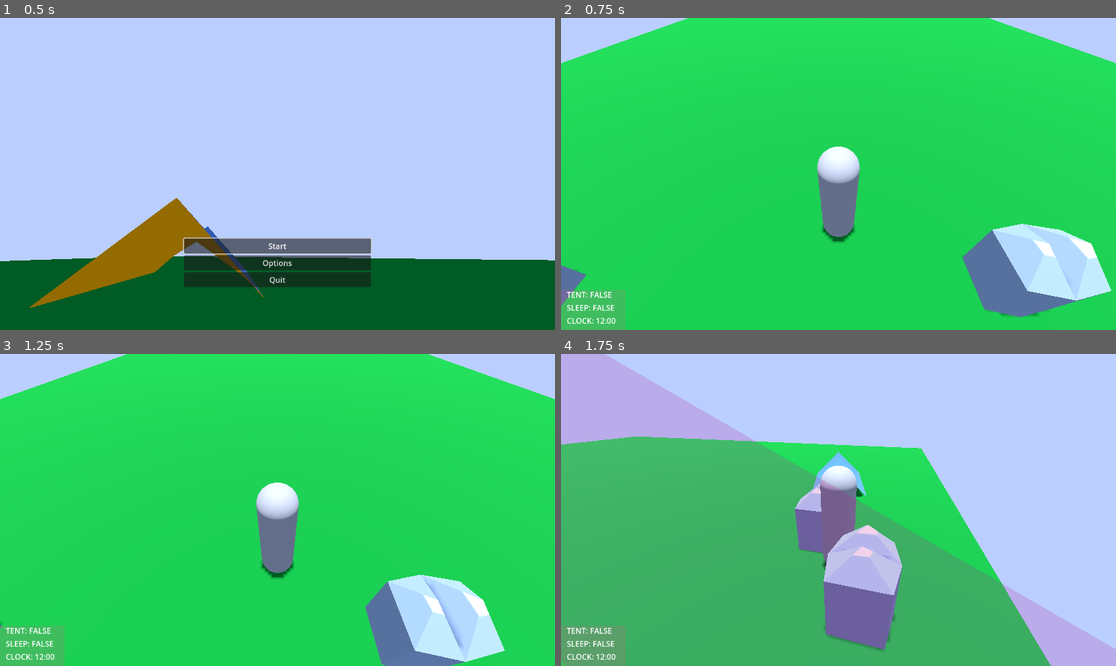
Above: before the commit, frames 1-4 (two rows, left to right).
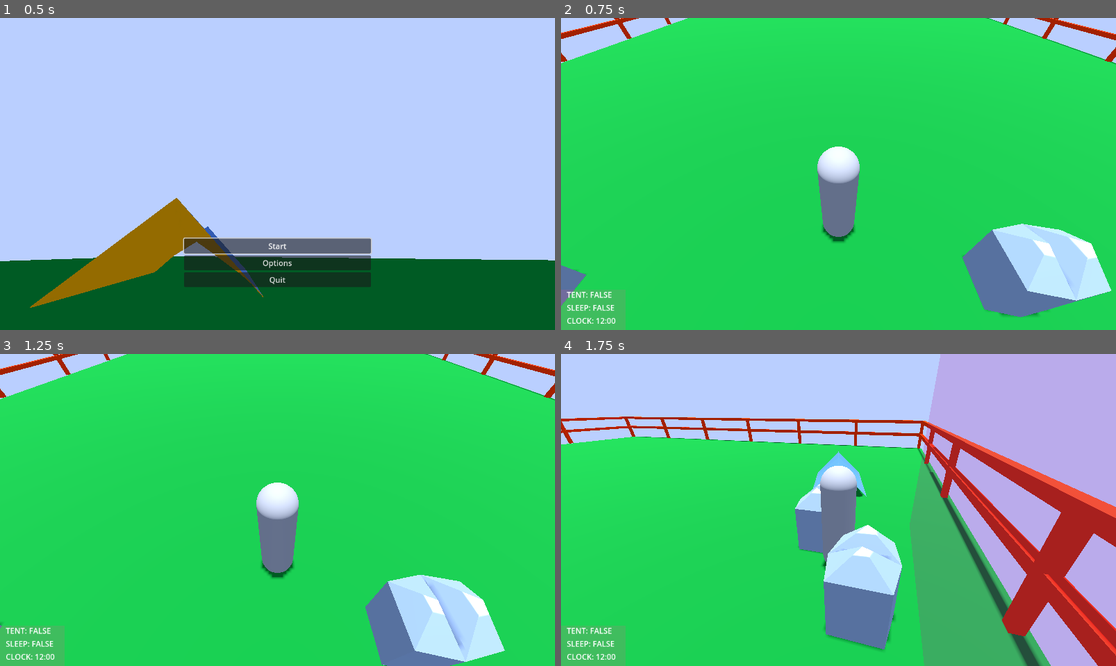
Above: after the commit, the same moments.

Repository: Wake1st/CritterCamper
Game: Godot game, scene res://levels/game_manager.tscn
The game is run twice, just before and just after one commit, with the same random seed, the same clock (stepped at 60 frames per second) and the same inputs.
Inputs (mouse positions are in pixels of both pictures, inside the frame that each line leads up to):
- Up to frame 1 (0.5 s): no input
- Up to frame 2 (0.75 s): click "Start" at 0.5 s
- Up to frame 3 (1.25 s): no input
- Up to frame 4 (1.75 s): move the mouse to (960, 494) at 1.27 s; hold D (right) from 1.28 s (still down); tap E (action) at 1.35 s

Frame 1 is identical in both runs. In frame 2, 0.7% of the frame differs, in the area x 0-100%, y 0-15%; in frame 3, 0.7%; in frame 4, 73%, in the area x 0-100%, y 0-100%.

Commit message:
Init/barrier (#14)
* init - barrier

* reorg

Diff:
--- a/levels/00_main_level.tscn
+++ b/levels/00_main_level.tscn
@@ -1,6 +1,6 @@
-[gd_scene load_steps=4 format=3 uid="uid://08t5uqtptjkl"]
+[gd_scene load_steps=4 format=3]
 
-[ext_resource type="PackedScene" uid="uid://btekk4skkt6cm" path="res://camp_ground.tscn" id="1_1jlv7"]
+[ext_resource type="PackedScene" uid="uid://btekk4skkt6cm" path="res://levels/assets/camp_ground.tscn" id="1_1jlv7"]
 [ext_resource type="PackedScene" uid="uid://ufpeap5elo87" path="res://tent/tent.tscn" id="2_kga7p"]
 
 [sub_resource type="Environment" id="Environment_ftuoq"]
--- a/levels/01_verdant_slopes.tscn
+++ b/levels/01_verdant_slopes.tscn
@@ -1,14 +1,15 @@
-[gd_scene load_steps=10 format=3 uid="uid://djnlnuu22dofm"]
+[gd_scene load_steps=11 format=3 uid="uid://sd426adtlh6b"]
 
 [ext_resource type="Script" path="res://levels/01_verdant_slopes.gd" id="1_aevsk"]
-[ext_resource type="PackedScene" uid="uid://btekk4skkt6cm" path="res://camp_ground.tscn" id="1_dosqa"]
+[ext_resource type="PackedScene" uid="uid://btekk4skkt6cm" path="res://levels/assets/camp_ground.tscn" id="1_dosqa"]
 [ext_resource type="PackedScene" uid="uid://b5bboklyil8t1" path="res://player/player.tscn" id="2_y3av3"]
 [ext_resource type="Script" path="res://building/BuildManager.gd" id="5_3wca5"]
-[ext_resource type="PackedScene" uid="uid://dgba7pf3blkj" path="res://entry.tscn" id="5_76kv4"]
-[ext_resource type="PackedScene" path="res://sky.tscn" id="6_tueyb"]
+[ext_resource type="PackedScene" path="res://levels/assets/sky.tscn" id="6_tueyb"]
 [ext_resource type="Script" path="res://levels/clock.gd" id="7_bx4t5"]
 [ext_resource type="Script" path="res://levels/alarm.gd" id="8_x7f7x"]
 [ext_resource type="PackedScene" uid="uid://e251fryoqay5" path="res://critter/critter.tscn" id="9_4cxjr"]
+[ext_resource type="PackedScene" path="res://levels/assets/entry.tscn" id="10_a3ges"]
+[ext_resource type="PackedScene" uid="uid://cui6gle3wlb35" path="res://levels/assets/barrier.tscn" id="10_cbqie"]
 
 [node name="01_VerdantSlopes" type="Node3D"]
 process_mode = 1
@@ -17,9 +18,6 @@
 [node name="CampGround" parent="." instance=ExtResource("1_dosqa")]
 
 [node name="Player" parent="." instance=ExtResource("2_y3av3")]
-
-[node name="Entry" parent="." instance=ExtResource("5_76kv4")]
-transform = Transform3D(1, 0, 0, 0, 1, 0, 0, 0, 1, 0, 0, 13)
 
 [node name="PlayerSpawn" type="Node3D" parent="."]
 transform = Transform3D(1, 0, 0, 0, 1, 0, 0, 0, 1, 0, 0, 10)
@@ -46,6 +44,45 @@
 [node name="critter3" parent="." instance=ExtResource("9_4cxjr")]
 transform = Transform3D(1, 0, 0, 0, 1, 0, 0, 0, 1, 2.99085, 9.53674e-07, 10.9023)
 
+[node name="Barrier" parent="." instance=ExtResource("10_cbqie")]
+transform = Transform3D(1, 0, 0, 0, 1, 0, 0, 0, 1, -10.1299, 0, -15.2136)
+
+[node name="Barrier2" parent="." instance=ExtResource("10_cbqie")]
+transform = Transform3D(1, 0, 0, 0, 1, 0, 0, 0, 1, -0.129945, 0, -15.2136)
+
+[node name="Barrier3" parent="." instance=ExtResource("10_cbqie")]
+transform = Transform3D(1, 0, 0, 0, 1, 0, 0, 0, 1, 9.87006, 0, -15.2136)
+
+[node name="Barrier4" parent="." instance=ExtResource("10_cbqie")]
+transform = Transform3D(1, 0, 0, 0, 1, 0, 0, 0, 1, -10.1299, 0, 14.7864)
+
+[node name="Barrier5" parent="." instance=ExtResource("10_cbqie")]
+transform = Transform3D(1, 0, 0, 0, 1, 0, 0, 0, 1, -0.129945, 0, 14.7864)
+
+[node name="Barrier6" parent="." instance=ExtResource("10_cbqie")]
+transform = Transform3D(1, 0, 0, 0, 1, 0, 0, 0, 1, 9.87006, 0, 14.7864)
+
+[node name="Barrier7" parent="." instance=ExtResource("10_cbqie")]
+transform = Transform3D(-4.37114e-08, 0, -1, 0, 1, 0, 1, 0, -4.37114e-08, 14.8701, 0, -10.2136)
+
+[node name="Barrier8" parent="." instance=ExtResource("10_cbqie")]
+transform = Transform3D(-4.37114e-08, 0, -1, 0, 1, 0, 1, 0, -4.37114e-08, 14.8701, 0, -0.213573)
+
+[node name="Barrier9" parent="." instance=ExtResource("10_cbqie")]
+transform = Transform3D(-4.37114e-08, 0, -1, 0, 1, 0, 1, 0, -4.37114e-08, 14.8701, 0, 9.78643)
+
+[node name="Barrier10" parent="." instance=ExtResource("10_cbqie")]
+transform = Transform3D(-4.37114e-08, 0, -1, 0, 1, 0, 1, 0, -4.37114e-08, -15.1299, 0, -10.2136)
+
+[node name="Barrier11" parent="." instance=ExtResource("10_cbqie")]
+transform = Transform3D(-4.37114e-08, 0, -1, 0, 1, 0, 1, 0, -4.37114e-08, -15.1299, 0, -0.213573)
+
+[node name="Barrier12" parent="." instance=ExtResource("10_cbqie")]
+transform = Transform3D(-4.37114e-08, 0, -1, 0, 1, 0, 1, 0, -4.37114e-08, -15.1299, 0, 9.78643)
+
+[node name="Entry" parent="." instance=ExtResource("10_a3ges")]
+transform = Transform3D(1, 0, 0, 0, 1, 0, 0, 0, 1, 0, 0, 14)
+
 [connection signal="placed_item" from="Player/BuildPoint" to="BuildManager" method="_on_build_point_placed_item"]
 [connection signal="removed_item" from="Player/BuildPoint" to="BuildManager" method="_on_build_point_removed_item"]
 [connection signal="setSecPerDay" from="Clock" to="Alarm" method="_on_clock_set_sec_per_day"]
--- /dev/null
+++ b/levels/assets/barrier.tscn
@@ -0,0 +1,51 @@
+[gd_scene load_steps=5 format=3 uid="uid://cui6gle3wlb35"]
+
+[sub_resource type="BoxMesh" id="BoxMesh_n7a0f"]
+size = Vector3(10, 0.2, 0.2)
+
+[sub_resource type="StandardMaterial3D" id="StandardMaterial3D_o3ngb"]
+albedo_color = Color(0.87451, 0.176471, 0, 0.196078)
+
+[sub_resource type="BoxMesh" id="BoxMesh_05qar"]
+size = Vector3(2, 0.2, 0.2)
+
+[sub_resource type="BoxShape3D" id="BoxShape3D_bm8fv"]
+size = Vector3(10, 2, 0.2)
+
+[node name="Barrier" type="StaticBody3D"]
+
+[node name="Mesh" type="Node3D" parent="."]
+
+[node name="MiddleBar" type="MeshInstance3D" parent="Mesh"]
+transform = Transform3D(1, 0, 0, 0, 1, 0, 0, 0, 1, 0, 1, 0)
+mesh = SubResource("BoxMesh_n7a0f")
+skeleton = NodePath("../..")
+surface_material_override/0 = SubResource("StandardMaterial3D_o3ngb")
+
+[node name="TopBar" type="MeshInstance3D" parent="Mesh"]
+transform = Transform3D(1, 0, 0, 0, 1, 0, 0, 0, 1, 0, 1.9, 0)
+mesh = SubResource("BoxMesh_n7a0f")
+skeleton = NodePath("../..")
+surface_material_override/0 = SubResource("StandardMaterial3D_o3ngb")
+
+[node name="CenterPost" type="MeshInstance3D" parent="Mesh"]
+transform = Transform3D(-4.37114e-08, 1, 0, -1, -4.37114e-08, 0, 0, 0, 1, 0, 1, 0)
+mesh = SubResource("BoxMesh_05qar")
+skeleton = NodePath("../..")
+surface_material_override/0 = SubResource("StandardMaterial3D_o3ngb")
+
+[node name="LeftPost" type="MeshInstance3D" parent="Mesh"]
+transform = Transform3D(-4.37114e-08, 1, 0, -1, -4.37114e-08, 0, 0, 0, 1, -5, 1, 0)
+mesh = SubResource("BoxMesh_05qar")
+skeleton = NodePath("../..")
+surface_material_override/0 = SubResource("StandardMaterial3D_o3ngb")
+
+[node name="RightPost" type="MeshInstance3D" parent="Mesh"]
+transform = Transform3D(-4.37114e-08, 1, 0, -1, -4.37114e-08, 0, 0, 0, 1, 5, 1, 0)
+mesh = SubResource("BoxMesh_05qar")
+skeleton = NodePath("../..")
+surface_material_override/0 = SubResource("StandardMaterial3D_o3ngb")
+
+[node name="CollisionShape3D" type="CollisionShape3D" parent="."]
+transform = Transform3D(1, 0, 0, 0, 1, 0, 0, 0, 1, 0, 1, 0)
+shape = SubResource("BoxShape3D_bm8fv")
--- a/entry.tscn
+++ b/levels/assets/entry.tscn
@@ -1,6 +1,6 @@
-[gd_scene load_steps=5 format=3 uid="uid://dgba7pf3blkj"]
+[gd_scene load_steps=5 format=3]
 
-[ext_resource type="Script" path="res://entry.gd" id="1_7curo"]
+[ext_resource type="Script" path="res://levels/assets/entry.gd" id="1_7curo"]
 
 [sub_resource type="BoxMesh" id="BoxMesh_sv5wk"]
 size = Vector3(5, 4, 1)
--- a/sky.tscn
+++ b/levels/assets/sky.tscn
@@ -1,6 +1,6 @@
 [gd_scene load_steps=9 format=3]
 
-[ext_resource type="Script" path="res://sky.gd" id="1_hj4v8"]
+[ext_resource type="Script" path="res://levels/assets/sky.gd" id="1_hj4v8"]
 
 [sub_resource type="Environment" id="Environment_g84ct"]
 background_mode = 1
Renamed: camp_ground.tscn -> levels/assets/camp_ground.tscn
Renamed: entry.gd -> levels/assets/entry.gd
Renamed: sky.gd -> levels/assets/sky.gd
